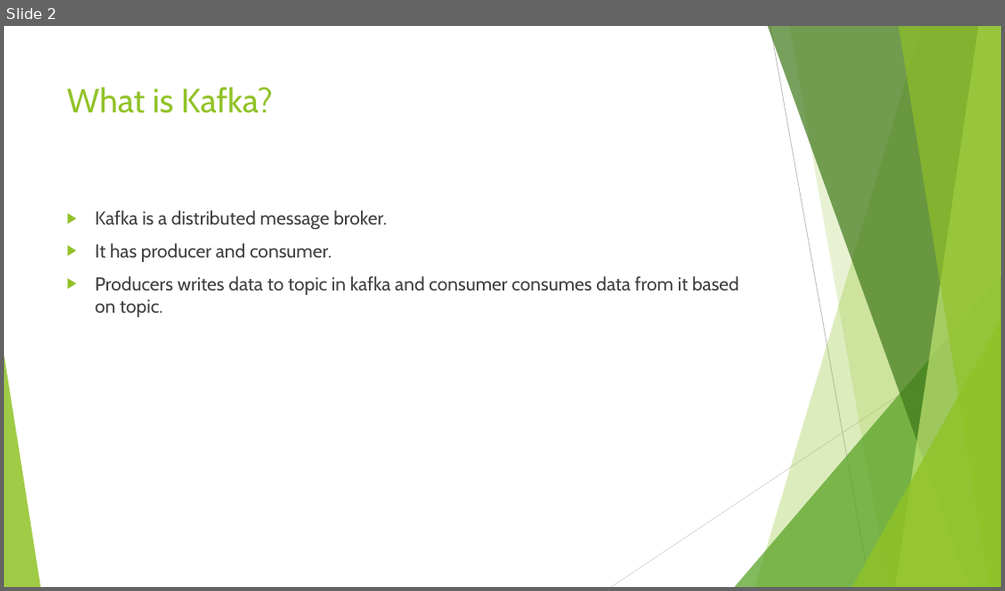
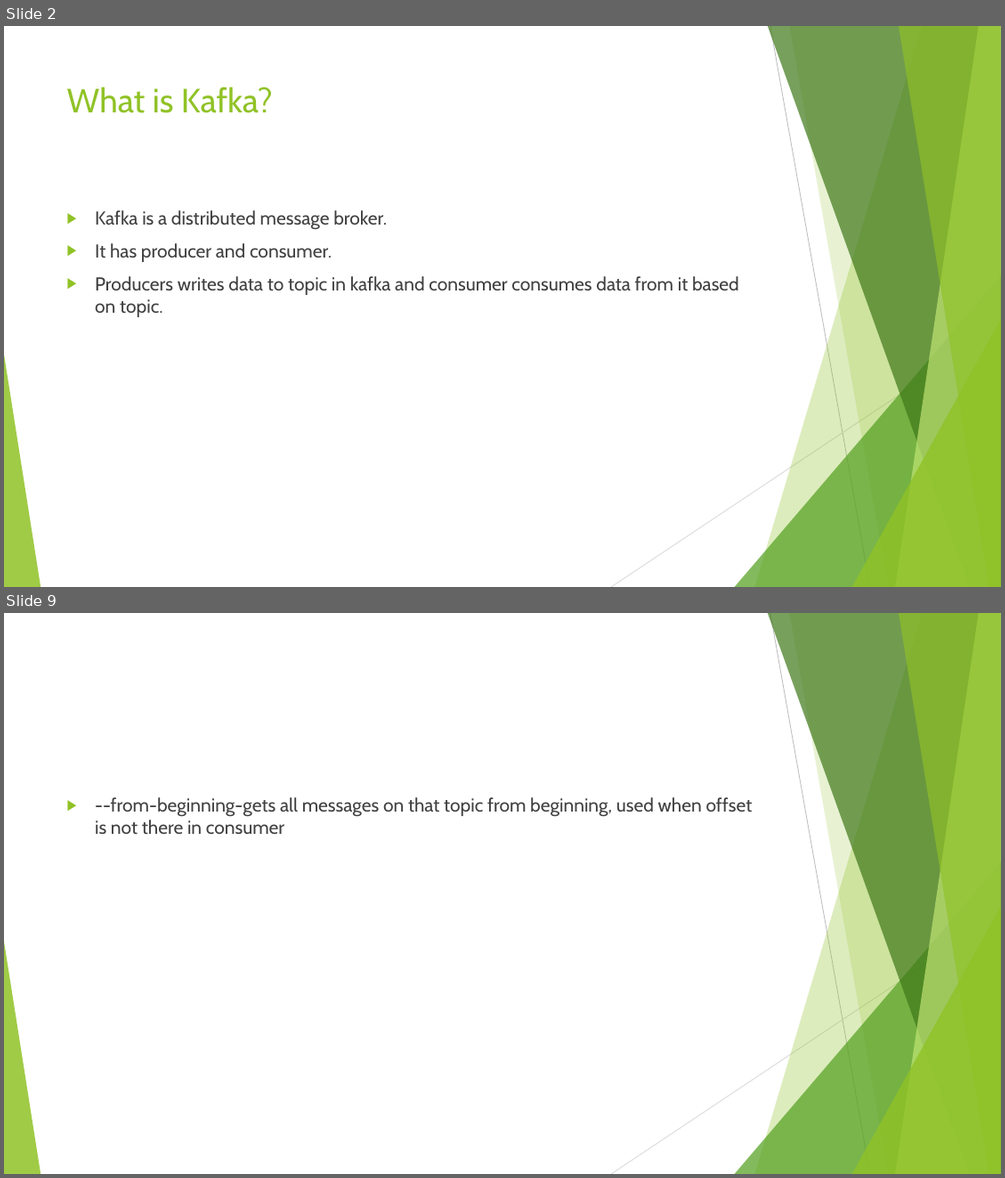
Before and after one commit to ketankk/BDppt, a slide deck: ppt/Kafka.pptx. Shown one above the other, each under a label of ours: slide 2 before the commit, slides 2 and 9 after it; the slides between them are not shown. The pictures are 1005x591 and 1005x1178 pixels, drawn with LibreOffice and Linux fonts; fonts in the diff are those of the drawing. Boxes give left, top, right and bottom in pixels: in the first picture for what was removed or moved away, otherwise in the second. Text is boxed around its words. In the diff, an @@ line names an element or a change of style, - is before the commit and + after.

```diff
--- a/ppt/Kafka.pptx
+++ b/ppt/Kafka.pptx
@@ slide 9 added at [4, 613, 1001, 1174], background #FFFFFF; not listed: 10 template elements that a slide beside it also shows @@
@@ text added at [95, 797, 752, 834], 18 pt, text #404040 @@
+▶ --from-beginning-gets all messages on that topic from beginning, used when offset is not there in consumer
```
Also in this commit, not shown: 15 other slides added, 2 other files.
